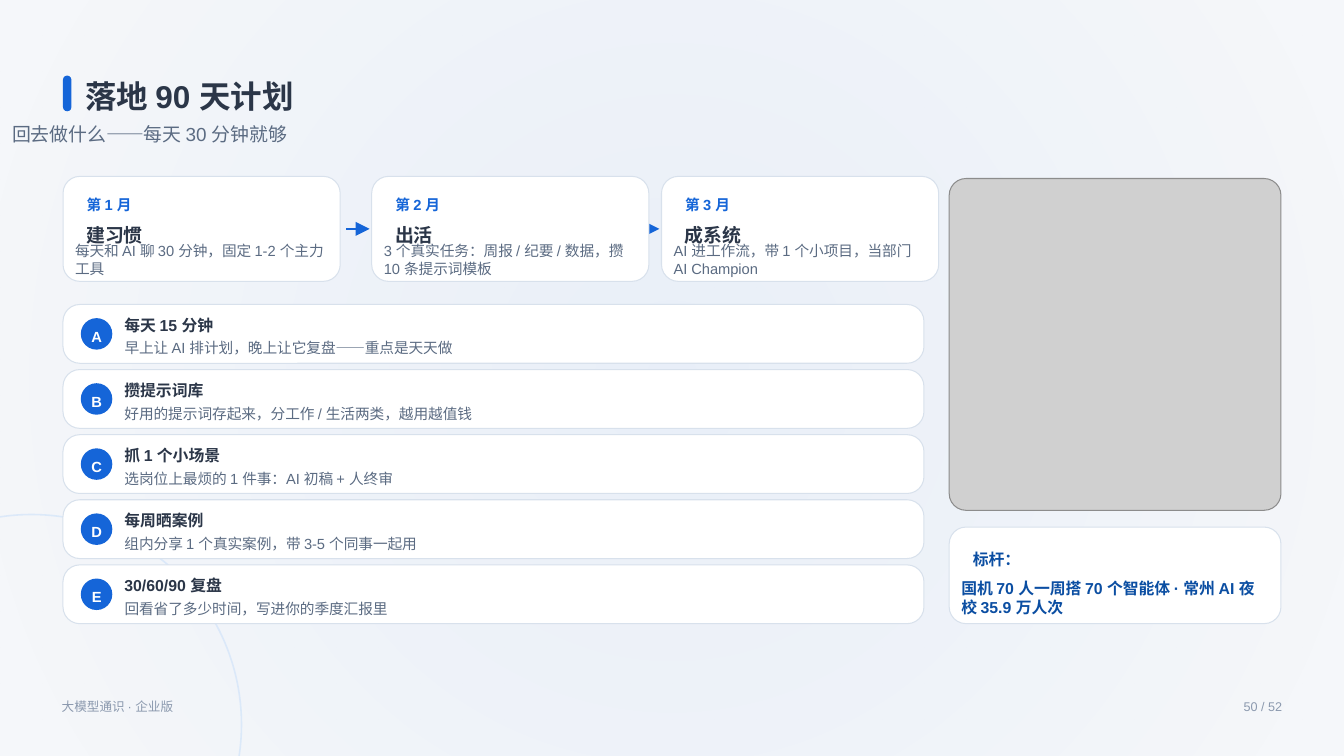
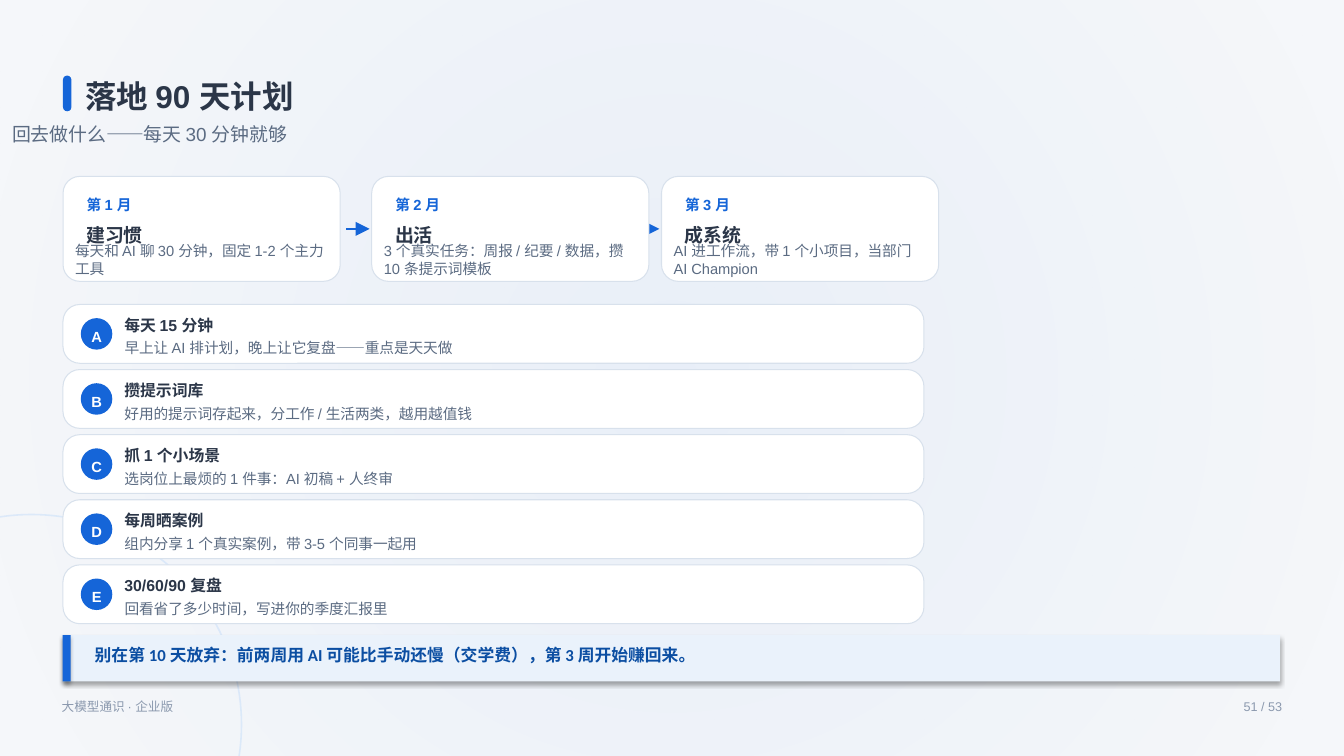
Before and after one commit to swift3000/qiyepinpeixun, a slide deck: slide 51 of 企业AI培训_交付包/初级课程_完整交付包/03_PPT课件/通用基础_PPT1_v3.pptx (slide 50 before the commit). Drawn at 1344x756 pixels with LibreOffice and Linux fonts; fonts in the diff are those of the drawing; grey boxes stand for pictures. Boxes give left, top, right and bottom in pixels: in the first picture for what was removed or moved away, otherwise in the second. Text is boxed around its words. In the diff, an @@ line names an element or a change of style, - is before the commit and + after.

```diff
--- a/企业AI培训_交付包/初级课程_完整交付包/03_PPT课件/通用基础_PPT1_v3.pptx
+++ b/企业AI培训_交付包/初级课程_完整交付包/03_PPT课件/通用基础_PPT1_v3.pptx
@@ group removed at (950, 178, 1281, 624): 2 texts, 1 picture, 1 rounded rectangle @@
-标杆：
-国机 70 人一周搭 70 个智能体 · 常州 AI 夜校 35.9 万人次
@@ rectangle added at (63, 635, 1280, 682), fill #EAF2FB @@
@@ rectangle added at (63, 635, 71, 682), fill #1565D8 @@
@@ text added at (95, 646, 696, 663), 12 pt, text #0B4EA2, bold @@
+别在第 10 天放弃：前两周用 AI 可能比手动还慢（交学费），第 3 周开始赚回来。
@@ text at (1244, 702, 1282, 711): text changed @@
-50 / 52
+51 / 53
```
Also in this commit, not shown: 42 other slides changed, 1 slide added, 20 other files.
